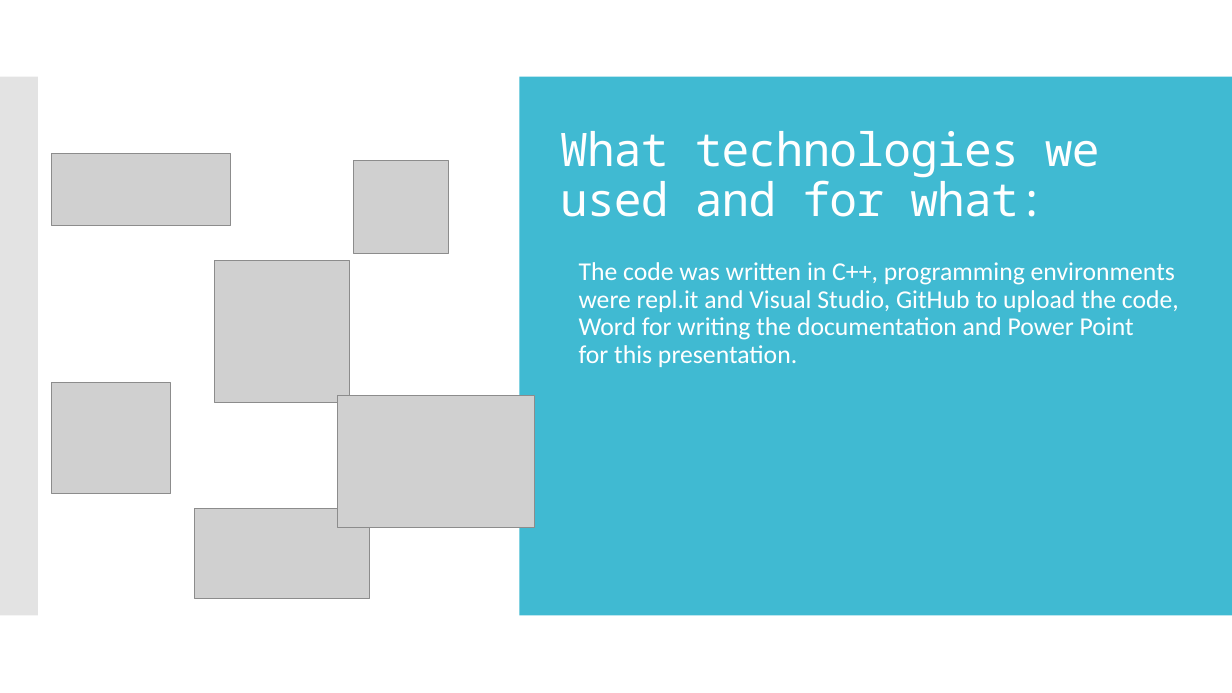
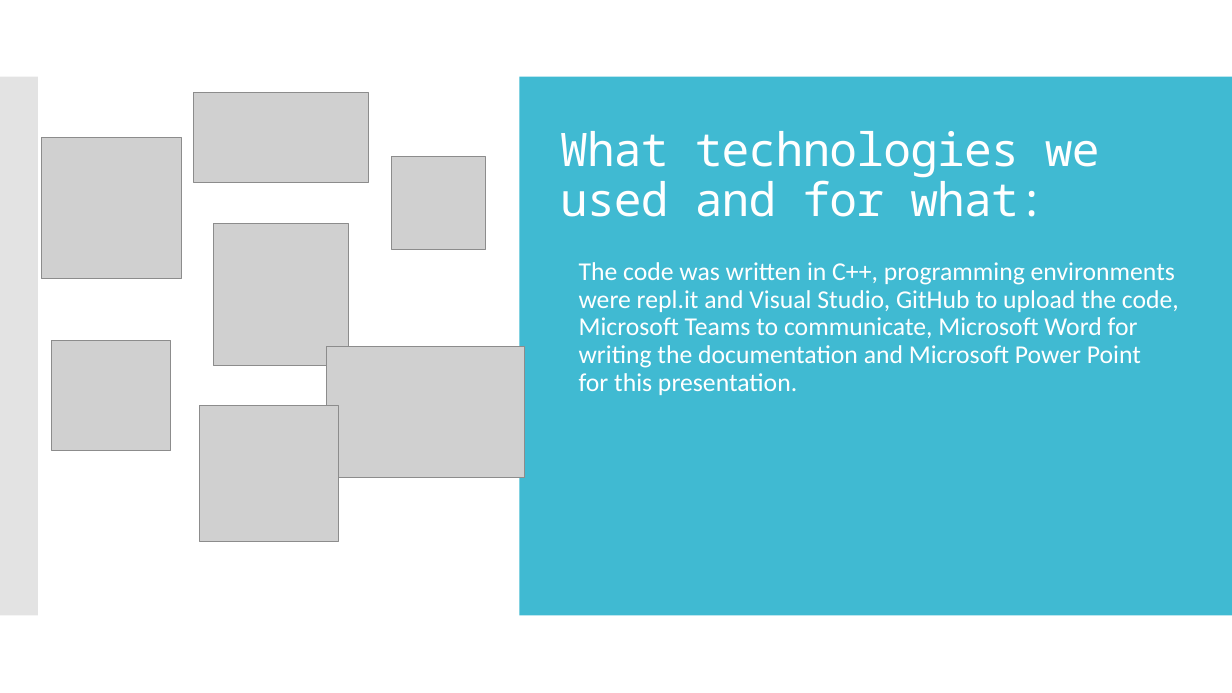
Before and after one commit to PGPetkov18/strings, a slide deck: slide 5 of string project presentation.pptx. Drawn at 1232x693 pixels with LibreOffice and Linux fonts; fonts in the diff are those of the drawing; grey boxes stand for pictures. Boxes give left, top, right and bottom in pixels: in the first picture for what was removed or moved away, otherwise in the second. Text is boxed around its words. In the diff, an @@ line names an element or a change of style, - is before the commit and + after.

Commit message:
added Microsoft Teams as technology to slide 5

```diff
--- a/string project presentation.pptx
+++ b/string project presentation.pptx
@@ picture: place and size @@
-picture at (194,509,369,599)
+picture at (193,92,368,182)
@@ picture added at (41,138,181,279) @@
@@ picture removed at (52,153,231,226) @@
@@ picture: place and size @@
-picture at (354,161,448,253)
+picture at (391,156,485,249)
@@ picture: place and size @@
-picture at (214,261,350,403)
+picture at (213,224,349,366)
@@ text at (579,262,1179,395): text changed @@
-• The code was written in C++, programming environments were repl.it and Visual Studio, GitHub to upload the code, Word for writing the documentation and Power Point for this presentation.
+• The code was written in C++, programming environments were repl.it and Visual Studio, GitHub to upload the code, Microsoft Teams to communicate, Microsoft Word for writing the documentation and Microsoft Power Point for this presentation.
@@ picture: place and size @@
-picture at (52,383,171,494)
+picture at (52,340,171,451)
@@ picture: place and size @@
-picture at (337,396,535,527)
+picture at (327,347,525,478)
@@ picture added at (200,405,338,542) @@
```
